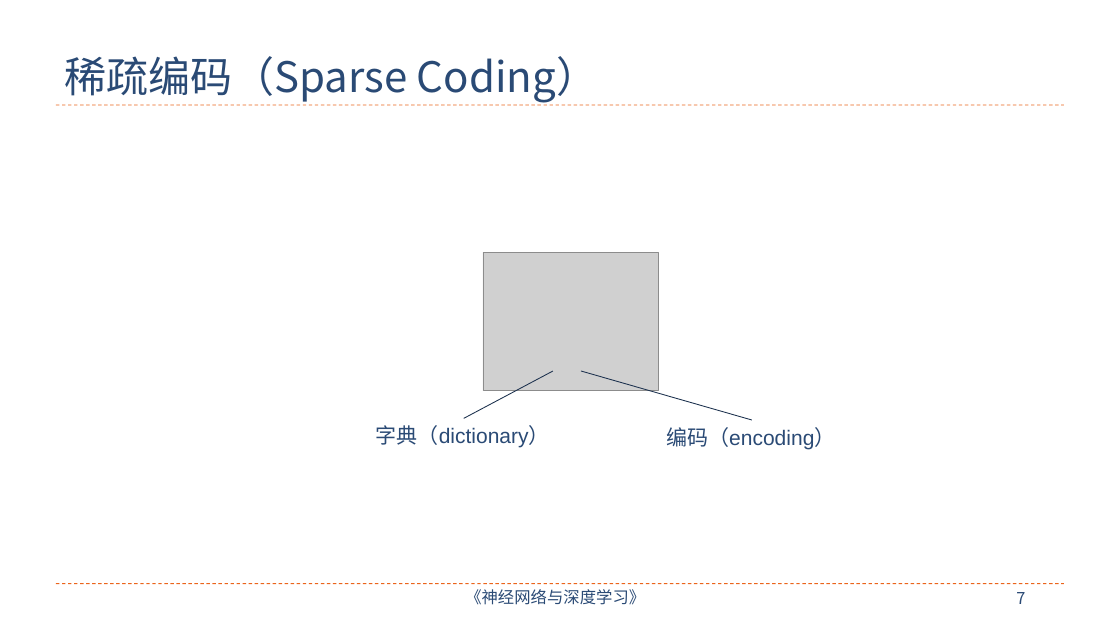
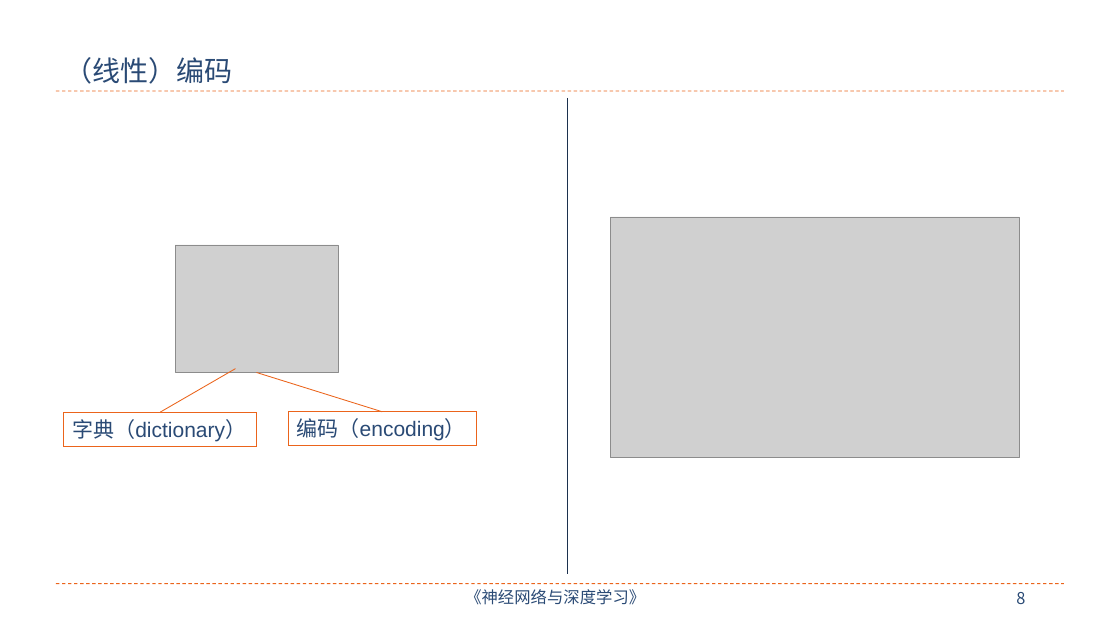
Before and after one commit to nndl/nndl.github.io, a slide deck: slide 8 of ppt/chap-无监督学习.pptx (slide 7 before the commit). Drawn at 1120x630 pixels with LibreOffice and Linux fonts; fonts in the diff are those of the drawing; grey boxes stand for pictures. Boxes give left, top, right and bottom in pixels: in the first picture for what was removed or moved away, otherwise in the second. Text is boxed around its words. In the diff, an @@ line names an element or a change of style, - is before the commit and + after.

```diff
--- a/ppt/chap-无监督学习.pptx
+++ b/ppt/chap-无监督学习.pptx
@@ title at box(64, 57, 232, 84): text changed; size 36 to 24 pt; font Noto Sans CJK SC to Arial @@
-稀疏编码（Sparse Coding）
+（线性）编码
@@ line moved from (56, 105) - (1065, 105) to (56, 91) - (1065, 91) @@
@@ line added from (567, 98) to (567, 574), #1C314E 0.75 pt @@
@@ picture added at box(611, 217, 1020, 458) @@
@@ picture added at box(175, 245, 338, 373) @@
@@ picture removed at box(483, 252, 658, 391) @@
@@ line moved from (553, 371) - (464, 418) to (235, 369) - (160, 413) @@
@@ line (235, 369) - (160, 413): stroke #1C314E 0.75 pt to #EB641B 0.75 pt @@
@@ line moved from (581, 371) - (752, 420) to (256, 372) - (382, 412) @@
@@ line (256, 372) - (382, 412): stroke #1C314E 0.75 pt to #EB641B 0.75 pt @@
@@ rectangle "字典（dictionary）" at box(64, 413, 256, 446): outline none to #EB641B 0.75 pt @@
@@ rectangle "字典（dictionary）": place and size @@
-rectangle "字典（dictionary）" at box(376, 425, 550, 448)
+rectangle "字典（dictionary）" at box(64, 413, 256, 446)
@@ rectangle "编码（encoding）": place and size @@
-rectangle "编码（encoding）" at box(666, 427, 835, 450)
+rectangle "编码（encoding）" at box(288, 412, 476, 445)
@@ rectangle "编码（encoding）" at box(288, 412, 476, 445): outline none to #EB641B 0.75 pt @@
@@ page number at box(1016, 592, 1025, 604): text changed @@
-7
+8
```
Also in this commit, not shown: 20 other slides changed, 7 slides added, 6 slides removed, 1 other file.
